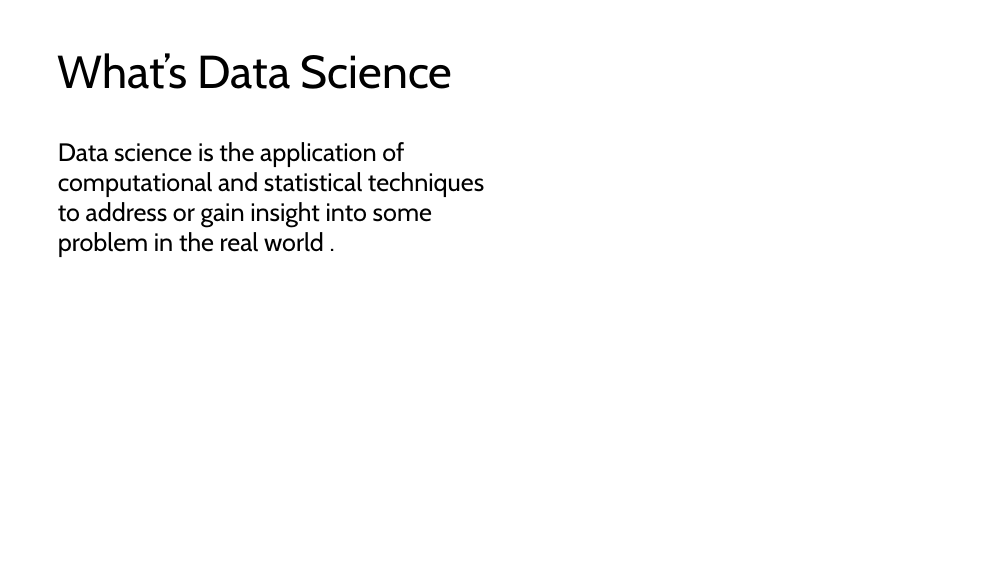
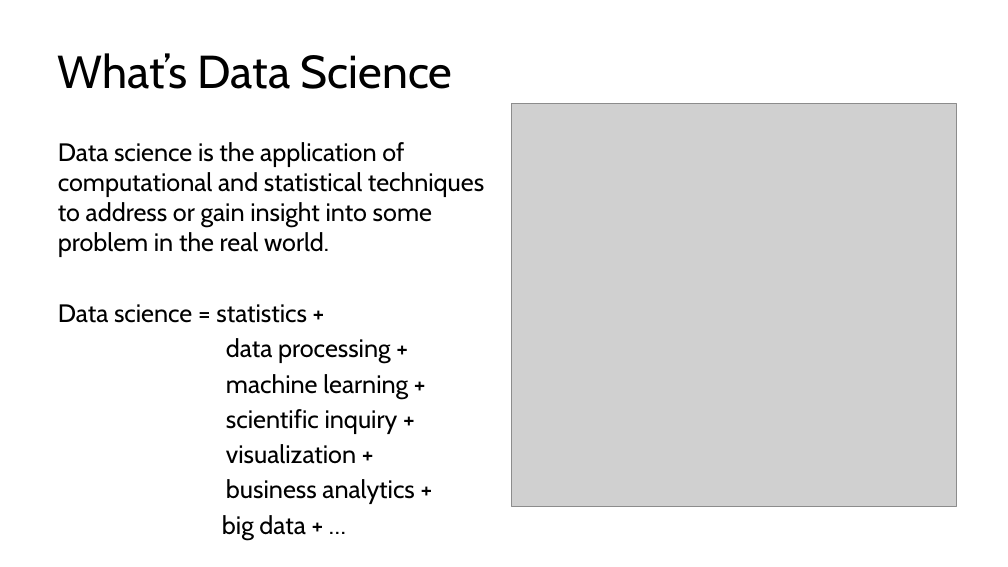
Before and after one commit to kershrita/Data-Science-Roadmap, a slide deck: slide 3 of slides/Session 01 - Introduction to Data Science.pptx (slide 4 before the commit). Drawn at 1008x567 pixels with LibreOffice and Linux fonts; fonts in the diff are those of the drawing; grey boxes stand for pictures. Boxes give left, top, right and bottom in pixels: in the first picture for what was removed or moved away, otherwise in the second. Text is boxed around its words. In the diff, an @@ line names an element or a change of style, - is before the commit and + after.

```diff
--- a/slides/Session 01 - Introduction to Data Science.pptx
+++ b/slides/Session 01 - Introduction to Data Science.pptx
@@ picture added at (512, 104, 957, 507) @@
@@ text at (58, 142, 484, 504): text changed @@
-Data science is the application of computational and statistical techniques to address or gain insight into some problem in the real world .
+Data science is the application of computational and statistical techniques to address or gain insight into some problem in the real world.
+Data science = statistics +
+data processing +
+machine learning +
+scientific inquiry +
+visualization +
+business analytics +
+big data + …
```
Also in this commit, not shown: 3 other slides changed, 8 slides added, 1 other file.
